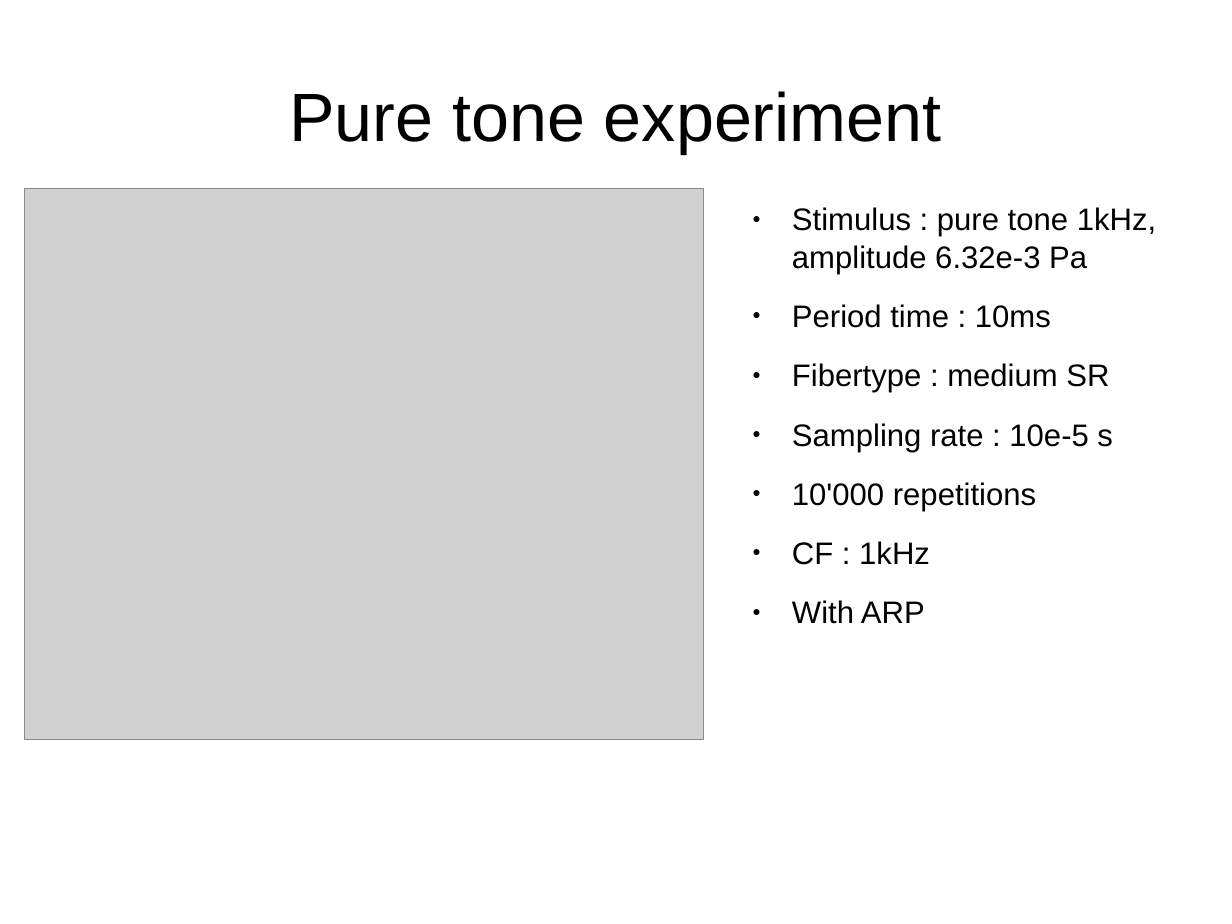
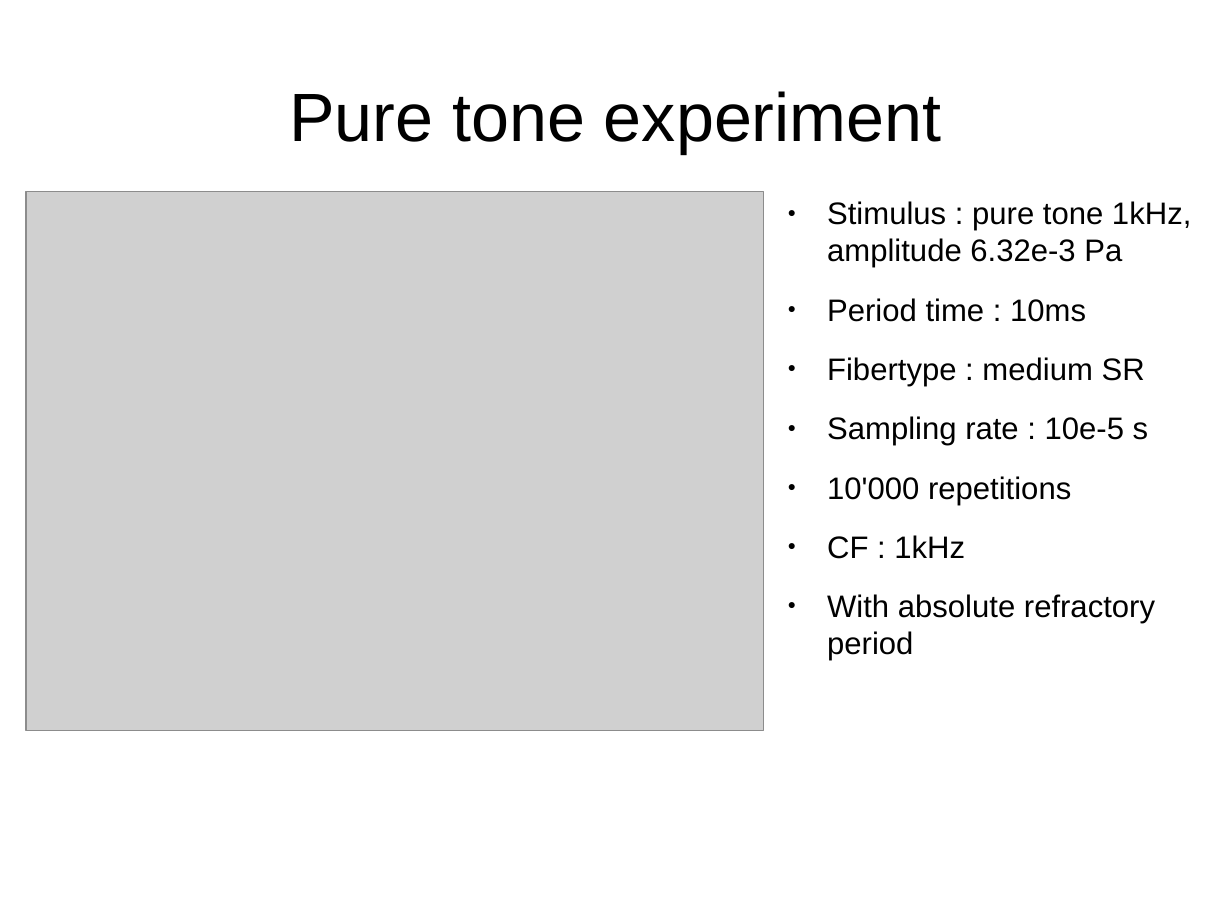
Before and after one commit to MaelleC/auditory-things, a slide deck: slide 12 of presentation/pres1.odp (slide 13 before the commit). Drawn at 1232x924 pixels with LibreOffice and Linux fonts; fonts in the diff are those of the drawing; grey boxes stand for pictures. Boxes give left, top, right and bottom in pixels: in the first picture for what was removed or moved away, otherwise in the second. Text is boxed around its words. In the diff, an @@ line names an element or a change of style, - is before the commit and + after.

```diff
--- a/presentation/pres1.odp
+++ b/presentation/pres1.odp
@@ picture: place and size @@
-picture at (25, 189, 704, 740)
+picture at (26, 191, 764, 730)
@@ text "Stimulus : pure tone 1kHz, ...": place and size @@
-text "Stimulus : pure tone 1kHz, ..." at (792, 207, 1156, 624)
+text "Stimulus : pure tone 1kHz, ..." at (827, 201, 1191, 661)
@@ text at (827, 594, 1155, 661): text changed @@
-● With ARP
+● With absolute refractory period
```
Also in this commit, not shown: 9 other slides changed, 1 slide removed, 8 other files.
